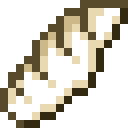
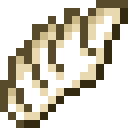
The second 128 × 128 image is a revision of the first. Changes to its layers:
added layer "obvious_rotated" above "obvious_flipped" over box(0, 0, 120, 120)
hid "blush" over box(0, 0, 120, 120)
